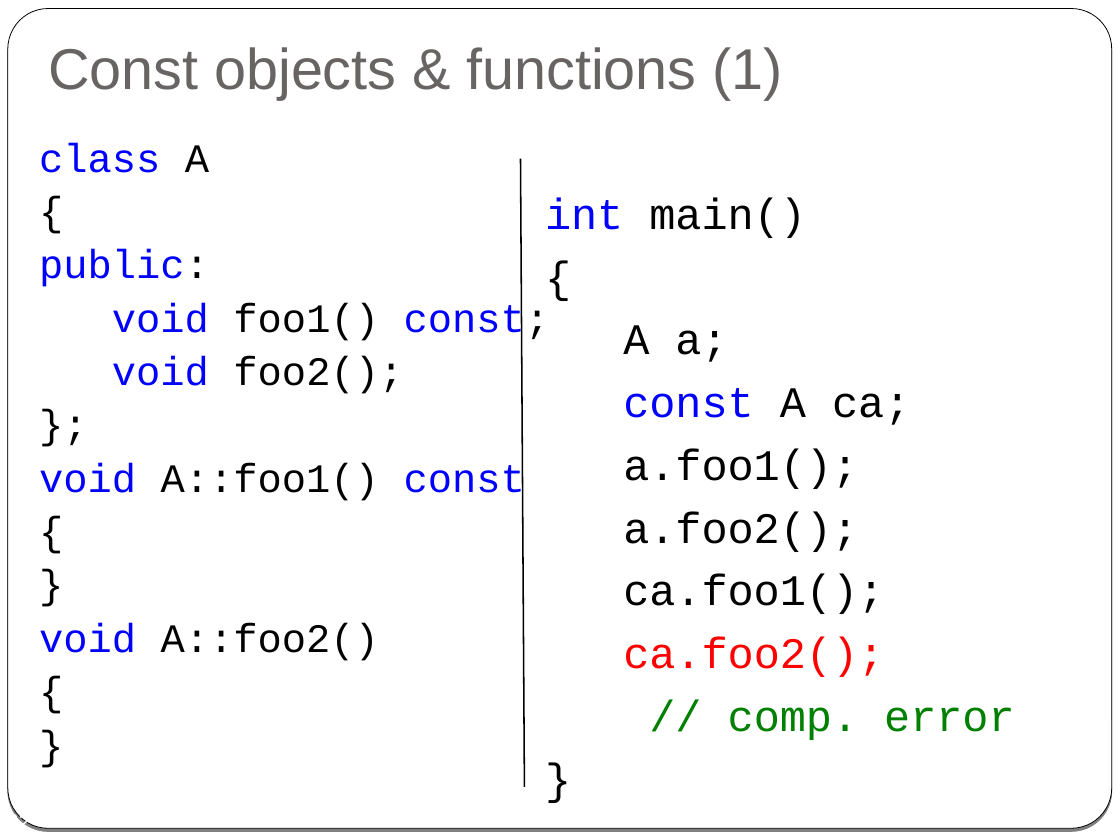
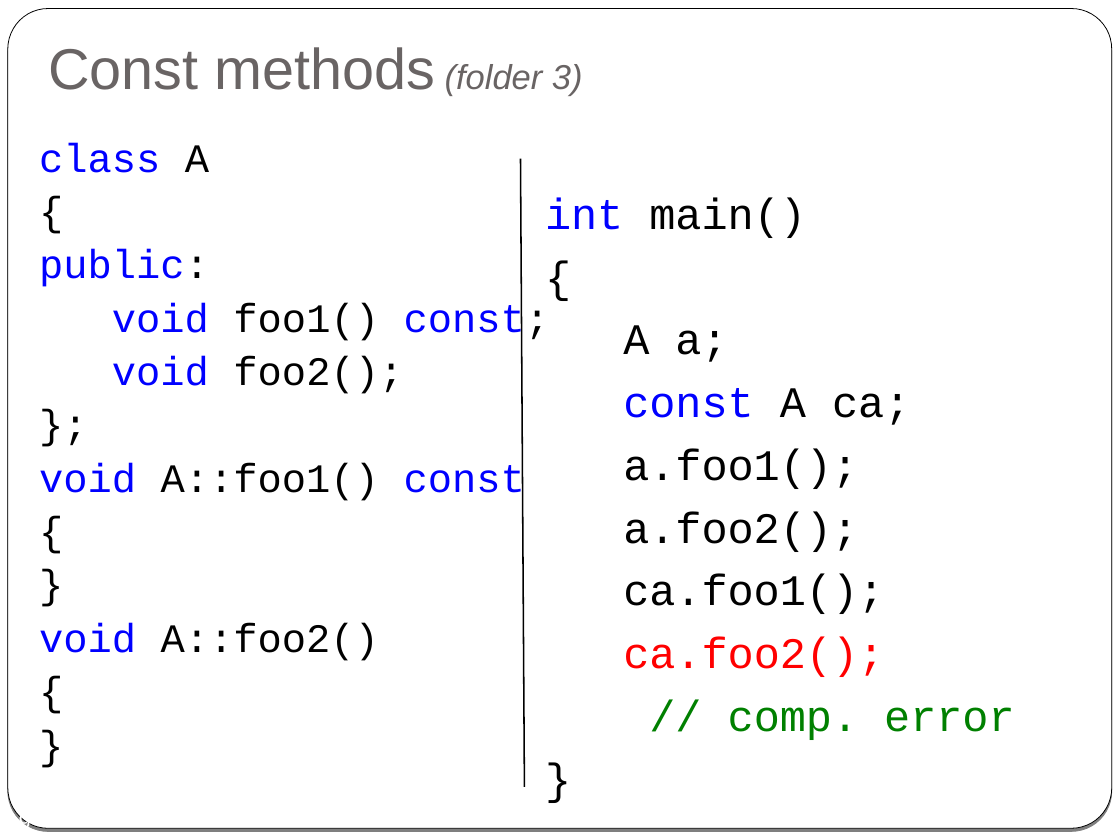
Before and after one commit to cpp-at-ariel/cpp-5778, a slide deck: slide 19 of week03-reference-const/slides-reference.odp (slide 22 before the commit). Drawn at 1120x840 pixels with LibreOffice and Linux fonts; fonts in the diff are those of the drawing. Boxes give left, top, right and bottom in pixels: in the first picture for what was removed or moved away, otherwise in the second. Text is boxed around its words. In the diff, an @@ line names an element or a change of style, - is before the commit and + after.

```diff
--- a/week03-reference-const/slides-reference.odp
+++ b/week03-reference-const/slides-reference.odp
@@ title at <box>48,47,583,96</box>: text changed @@
-Const objects & functions (1)
+Const methods (folder 3)
@@ page number at <box>6,812,30,827</box>: text changed @@
-22
+19
```
Also in this commit, not shown: 6 other slides changed, 8 slides removed, 30 other files.
